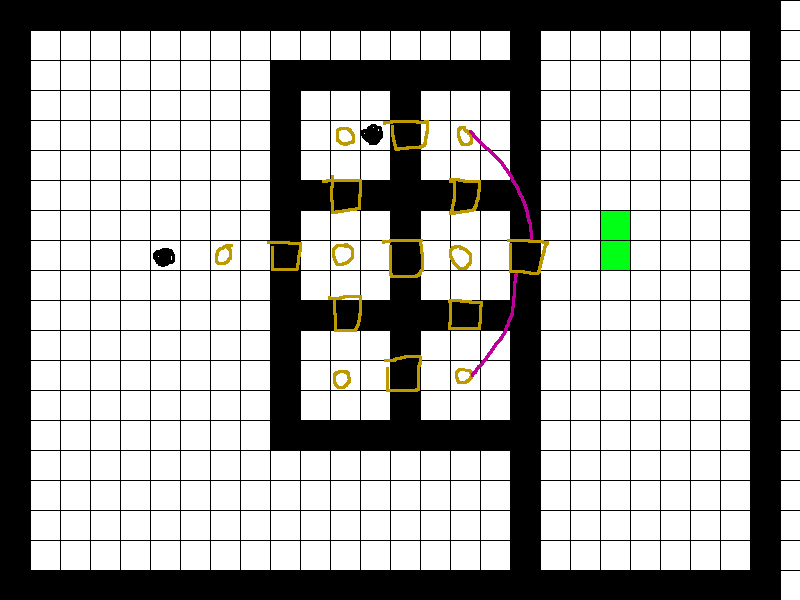
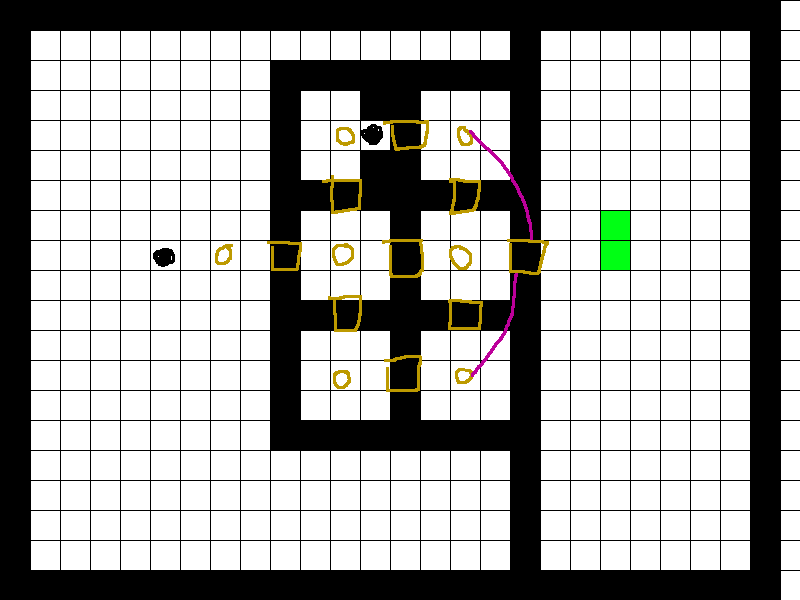
Comparing the layer stacks of the two 800×600 images. Changes:
painted on "grid.png" over [left=361, top=91, right=390, bottom=180]
